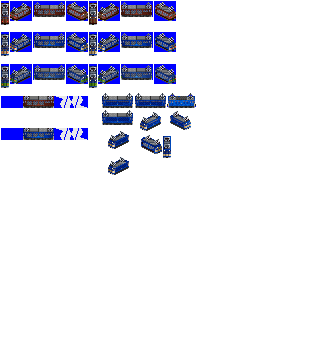
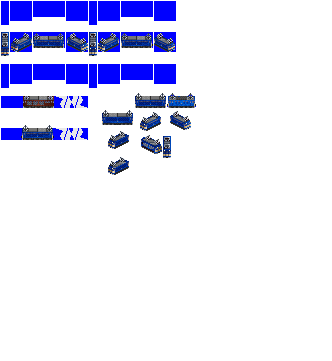
Layers edited between the first and the second 332×361 image:
added layer "ef63 new" above "ef63 old" over [1, 32, 176, 140]
renamed "Pasted Layer" to "ef63 old", hid it, painted on it over [1, 2, 176, 140]
